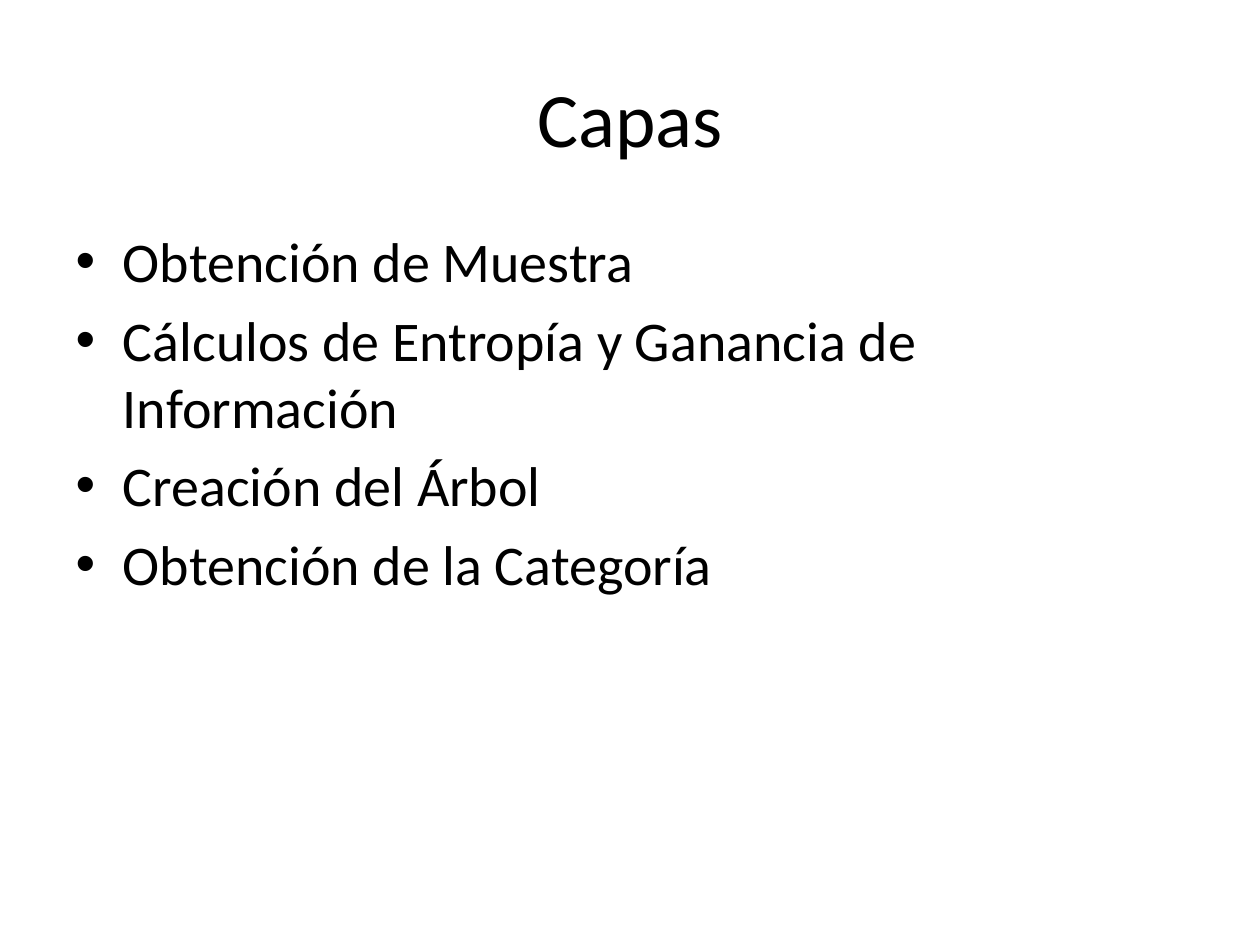
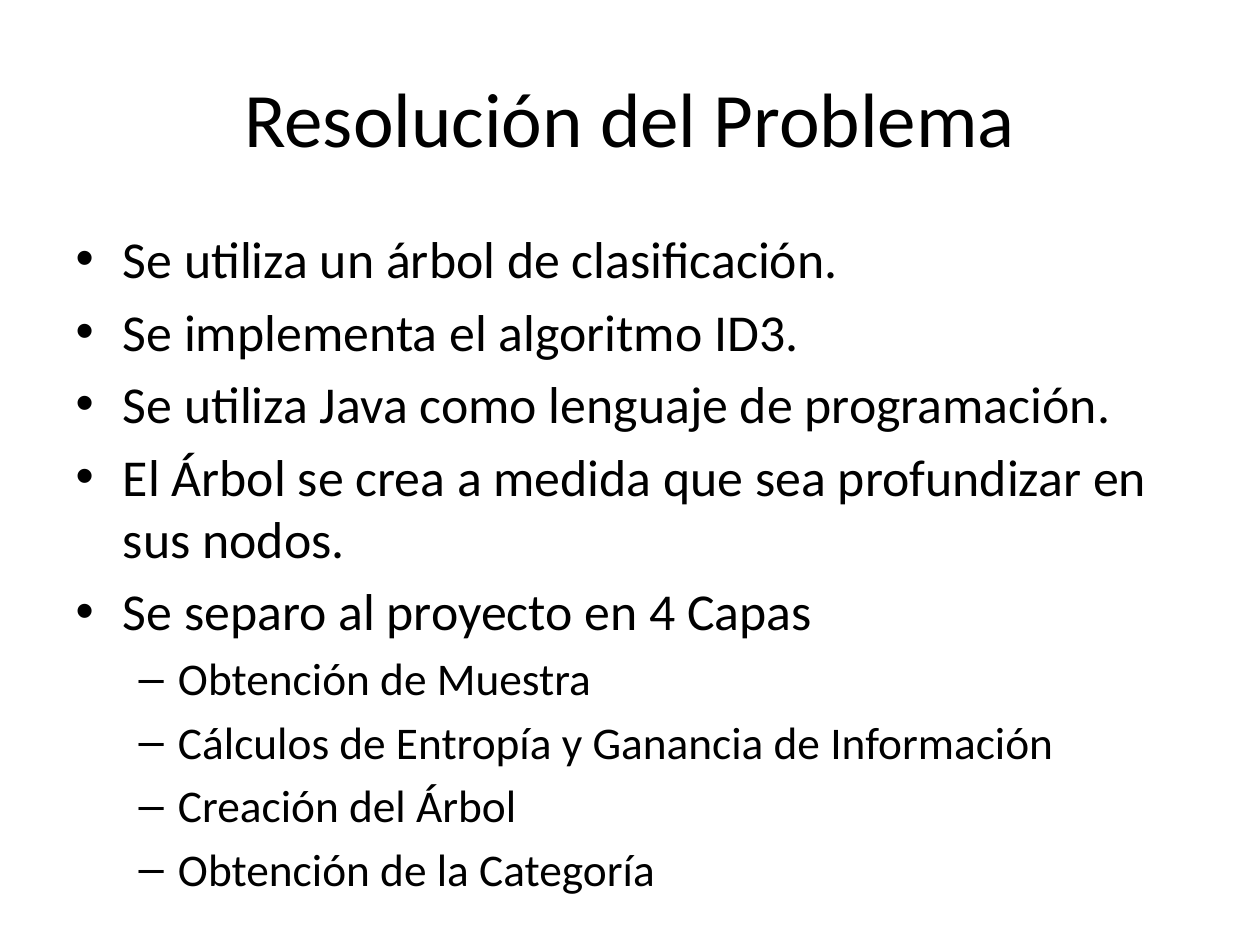
Before and after one commit to smoral/arbol-de-desicion, a slide deck: slide 2 of docs/PPT SDSD.pptx. Drawn at 1260x945 pixels with LibreOffice and Linux fonts; fonts in the diff are those of the drawing. Boxes give left, top, right and bottom in pixels: in the first picture for what was removed or moved away, otherwise in the second. Text is boxed around its words. In the diff, an @@ line names an element or a change of style, - is before the commit and + after.

```diff
--- a/docs/PPT SDSD.pptx
+++ b/docs/PPT SDSD.pptx
@@ title at (244, 93, 1014, 148): text changed @@
-Capas
+Resolución del Problema
@@ text at (123, 242, 1146, 639): paragraphs added @@
+• Se utiliza un árbol de clasificación.
+• Se implementa el algoritmo ID3.
+• Se utiliza Java como lenguaje de programación.
+• El Árbol se crea a medida que sea profundizar en sus nodos.
+• Se separo al proyecto en 4 Capas
@@ text at (178, 663, 1053, 823): size 32 to 25.9 pt in "Obtención de Muestra", "Cálculos de Entropía y Ganancia de Información", "Creación del Árbol", "Obtención de la Categoría"; bullet • to –; list level 1 to 2 in "Obtención de Muestra"; list level 1 to 2 in "Cálculos de Entropía y Ganancia ..."; list level 1 to 2 in "Creación del Árbol"; list level 1 to 2 in "Obtención de la Categoría" @@
```
Also in this commit, not shown: 1 other slide changed, 5 slides added, 3 slides removed.
